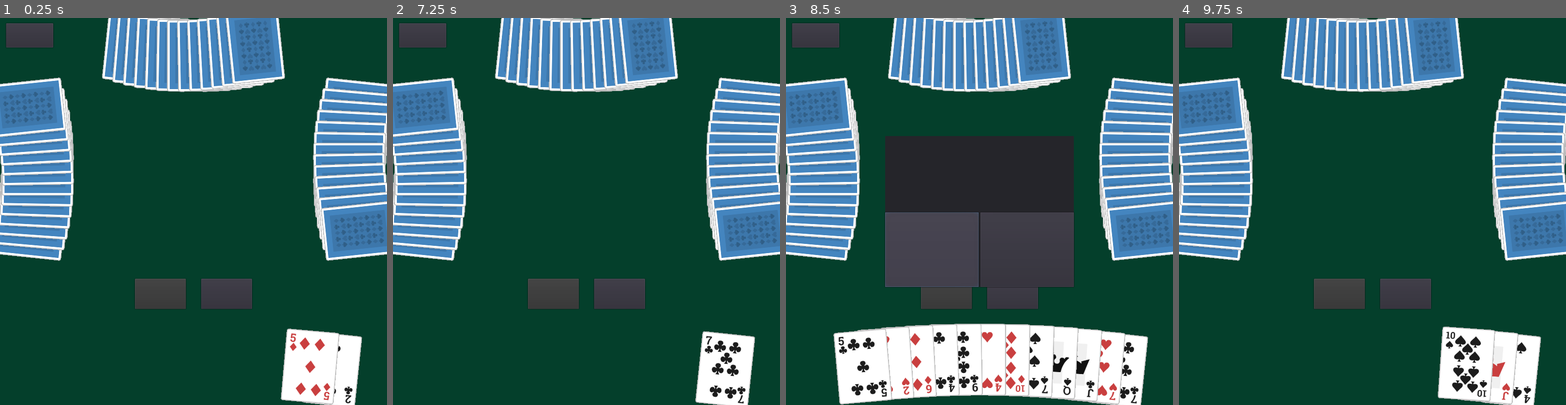
Above: before the commit, frames 1-4 (left to right).
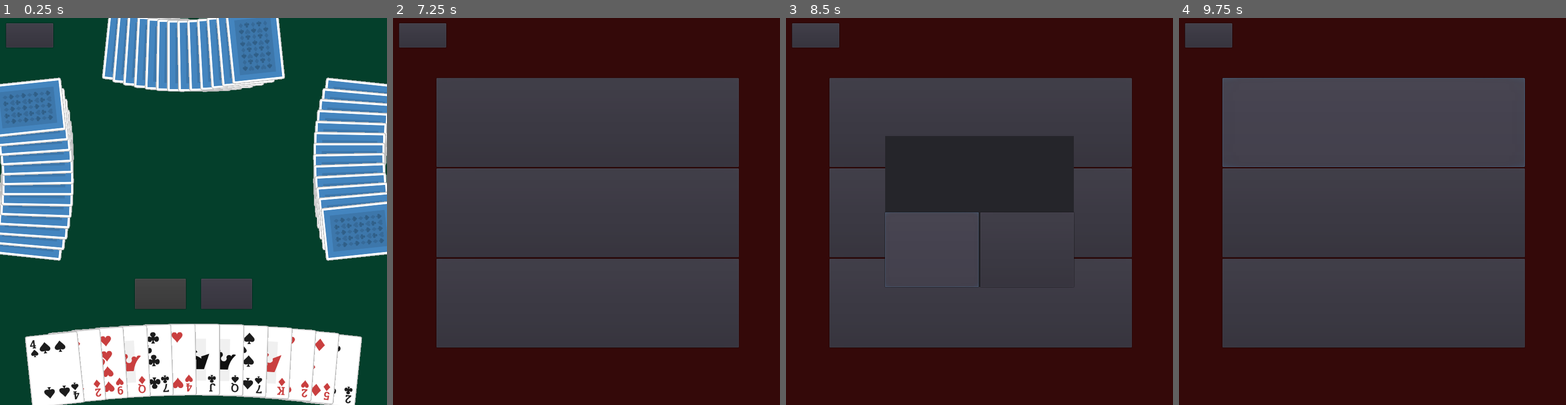
Above: after the commit, the same moments.

Repository: UPDCS192Group4/PusoyDosOnline
Game: Godot game, scene res://Game/Game.tscn
Two runs of this game, one before a commit and one after it. Both use one fixed random seed, a clock stepped at 60 frames per second and the inputs below. This scene is started directly instead of the project's main scene.
Inputs (mouse positions are in pixels of both pictures, inside the frame that each line leads up to):
- Up to frame 1 (0.25 s): no input
- Up to frame 2 (7.25 s): click "Home" at 0.5 s; click "Yes" at 1.25 s; click (540, 250) at 2 s, where only the run before the commit has a clickable "Yes"; click "LEADERBOARDS" at 2.75 s; click (540, 250) at 3.5 s, where only the run before the commit has a clickable "Yes"; click "HOME" at 4.25 s; click "Rules" at 5 s; click "Donate" at 5.75 s; click "PLAY" at 6.5 s
- Up to frame 3 (8.5 s): click "Home" (after the commit: "HOME") at 7.25 s; click "Yes" at 8 s
- Up to frame 4 (9.75 s): click "PLAY" at 8.75 s; click (1372, 122) at 9.5 s, where only the run after the commit has a clickable "Create Custom Lobby"

The runs differ from the first frame. In frame 1, 13% of the frame differs, in the area x 6-82%, y 79-100%; in frame 2, 97%, in the area x 0-100%, y 0-100%; in frame 3, 78%; in frame 4, 97%.
Error in both runs: Invalid operands 'String' and 'Nil' in operator '+'. (res://Leaderboards/Leaderboards.gd:10)

Commit message:
Create lobby

Diff:
--- a/project/Game/Game.gd
+++ b/project/Game/Game.gd
@@ -43,7 +43,7 @@
 func _on_HomeButton_pressed():
 	var scene1 = load("res://Game/PopUp.tscn")
 	var child1 = scene1.instance()
-	get_parent().add_child(child1)
+	get_node('CanvasLayer').add_child(child1)
 	pass
 
 func addPressedCard(newRank, newSuit):
--- a/project/Game/Game.tscn
+++ b/project/Game/Game.tscn
@@ -13,9 +13,6 @@
 anchor_bottom = 1.0
 mouse_filter = 1
 script = ExtResource( 1 )
-__meta__ = {
-"_edit_use_anchors_": false
-}
 
 [node name="GreenBackground" type="ColorRect" parent="."]
 anchor_right = 1.0
@@ -32,9 +29,6 @@
 margin_bottom = 770.0
 custom_fonts/font = SubResource( 1 )
 text = "PLAY"
-__meta__ = {
-"_edit_use_anchors_": false
-}
 
 [node name="PassButton" type="Button" parent="."]
 margin_left = 532.0
@@ -54,10 +48,9 @@
 margin_bottom = 78.0
 custom_fonts/font = ExtResource( 3 )
 text = "Home"
-__meta__ = {
-"_edit_use_anchors_": false
-}
+
+[node name="CanvasLayer" type="CanvasLayer" parent="."]
+layer = 15
 
 [connection signal="pressed" from="PlayButton" to="." method="_on_PlayButton_pressed"]
-[connection signal="pressed" from="HomeButton" to="." method="_on_Button_pressed"]
 [connection signal="pressed" from="HomeButton" to="." method="_on_HomeButton_pressed"]
--- a/project/Game/Hand.gd
+++ b/project/Game/Hand.gd
@@ -20,7 +20,6 @@
 
 	ANGLE = deg2rad(90) - ANG_DIST * (NUM_CARDS - 1) / 2
 	for i in range(NUM_CARDS):
-		yield(get_tree().create_timer(0.1), "timeout")
 		cards.append(deck[i])
 		cards[i].isCurrentPlayer = 1
 		cards[i].changeFace()
--- a/project/Game/PopUp.gd
+++ b/project/Game/PopUp.gd
@@ -11,3 +11,6 @@
 func _on_NoButton_pressed():
 	queue_free()
 	pass # Replace with function body.
+
+func changeText(newText):
+	get_node('CenterContainer').get_node('Panel').get_node('VBoxContainer').get_node('HBoxContainer').get_node('Label').text = newText
--- a/project/Game/PopUp.tscn
+++ b/project/Game/PopUp.tscn
@@ -33,9 +33,6 @@
 [node name="VBoxContainer" type="VBoxContainer" parent="CenterContainer/Panel"]
 anchor_right = 1.0
 anchor_bottom = 1.0
-__meta__ = {
-"_edit_use_anchors_": false
-}
 
 [node name="HBoxContainer" type="HBoxContainer" parent="CenterContainer/Panel/VBoxContainer"]
 margin_right = 500.0
--- a/project/Home/Home.gd
+++ b/project/Home/Home.gd
@@ -5,12 +5,15 @@
 
 func _on_PlayButton_pressed():
 	yield(get_tree().create_timer(0.5), "timeout")
-	startNewGame()
+	openLobbyHandler()
 	pass # Replace with function body.
 
-func _on_Button_pressed():
+func _on_LeaderboardsButton_pressed():
 	yield(get_tree().create_timer(0.5), "timeout")
 	showLeaderboards()
+
+func openLobbyHandler():
+	get_tree().change_scene("res://Lobby/Lobby.tscn")
 
 func startNewGame():
 	get_tree().change_scene("res://Game/Game.tscn")
--- a/project/Home/Home.tscn
+++ b/project/Home/Home.tscn
@@ -7,17 +7,11 @@
 anchor_right = 1.0
 anchor_bottom = 1.0
 script = ExtResource( 2 )
-__meta__ = {
-"_edit_use_anchors_": false
-}
 
 [node name="ColorRect" type="ColorRect" parent="."]
 anchor_right = 1.0
 anchor_bottom = 1.0
 color = Color( 0.0156863, 0.32549, 0.180392, 1 )
-__meta__ = {
-"_edit_use_anchors_": false
-}
 
 [node name="ContainerBox" type="VBoxContainer" parent="."]
 anchor_right = 1.0
@@ -129,4 +123,4 @@
 size_flags_vertical = 3
 
 [connection signal="pressed" from="ContainerBox/ContainerBox/ContainerBox/Play/PlayButton" to="." method="_on_PlayButton_pressed"]
-[connection signal="pressed" from="ContainerBox/ContainerBox/ContainerBox/LeaderBoards/Button" to="." method="_on_Button_pressed"]
+[connection signal="pressed" from="ContainerBox/ContainerBox/ContainerBox/LeaderBoards/Button" to="." method="_on_LeaderboardsButton_pressed"]
--- a/project/Home/Login.gd
+++ b/project/Home/Login.gd
@@ -115,7 +115,7 @@
 	var url = URLs.register
 	var headers = ['Content-Type: application/json']
 	var body = {"username": username, "email": email, "password": password, "password_check": confirm}
-	print("Attempting Register with url ", url, " with credentials: ", body)
+	print("Attempting Register	 with url ", url, " with credentials: ", body)
 	var err = $RegisterRequest.request(url, headers, false, HTTPClient.METHOD_POST, to_json(body))
 	print("Err code", err)
 
@@ -126,9 +126,9 @@
 	print("b", json.result)
 	print()
 	#might have to move this inside if response_code == 200
-	URLs.access = json.result["access"]
-	URLs.refresh = json.result["refresh"]
 	if(response_code == 200):
+		URLs.access = json.result["access"]
+		URLs.refresh = json.result["refresh"]
 		AccountInfo.setToken(json.result["access"])
 		get_tree().change_scene_to(home_scene)
 	if(response_code == 400):
--- a/project/Home/Login.tscn
+++ b/project/Home/Login.tscn
@@ -8,9 +8,6 @@
 anchor_right = 1.0
 anchor_bottom = 1.0
 script = ExtResource( 3 )
-__meta__ = {
-"_edit_use_anchors_": false
-}
 
 [node name="ColorRect" type="ColorRect" parent="."]
 anchor_right = 1.0
--- /dev/null
+++ b/project/Lobby/Lobby.gd
@@ -0,0 +1,27 @@
+extends Control
+
+
+func _ready():
+	pass
+
+func _on_HomeButton_pressed():
+	var scene1 = load("res://Game/PopUp.tscn")
+	var child1 = scene1.instance()
+	child1.changeText("Go home?")
+	get_node('CanvasLayer').add_child(child1)
+	pass
+
+
+func _on_CreateLobby_pressed():
+	var url = URLs.lobby_init
+	var headers = ['Content-Type: application/json', 'Authorization: Bearer ' + URLs.access]
+	var response = $HTTPRequest.request(url, headers, false, HTTPClient.METHOD_POST)
+	print("LOBBY RESPONSE", response)
+	pass # Replace with function body.
+
+
+func _on_HTTPRequest_request_completed(result, response_code, headers, body):
+	var json = JSON.parse(body.get_string_from_utf8())
+	print("BODY OF RESPONSE: ", json.result)
+	get_node("LobbyChoices").queue_free()
+	pass # Replace with function body.
--- /dev/null
+++ b/project/Lobby/Lobby.tscn
@@ -0,0 +1,67 @@
+[gd_scene load_steps=5 format=2]
+
+[ext_resource path="res://Lobby/Lobby.gd" type="Script" id=1]
+[ext_resource path="res://assets/fonts/home_dynamicfont.tres" type="DynamicFont" id=2]
+[ext_resource path="res://assets/fonts/uglybyte.woff" type="DynamicFontData" id=3]
+
+[sub_resource type="DynamicFont" id=1]
+size = 80
+font_data = ExtResource( 3 )
+
+[node name="Control" type="Control"]
+anchor_right = 1.0
+anchor_bottom = 1.0
+script = ExtResource( 1 )
+
+[node name="ColorRect" type="ColorRect" parent="."]
+anchor_right = 1.0
+anchor_bottom = 1.0
+color = Color( 0.203922, 0.0352941, 0.0352941, 1 )
+
+[node name="HomeButton" type="Button" parent="."]
+margin_left = 16.0
+margin_top = 14.0
+margin_right = 141.0
+margin_bottom = 78.0
+custom_fonts/font = ExtResource( 2 )
+text = "HOME"
+
+[node name="CanvasLayer" type="CanvasLayer" parent="."]
+
+[node name="LobbyChoices" type="VBoxContainer" parent="."]
+margin_left = 115.0
+margin_top = 159.0
+margin_right = 915.0
+margin_bottom = 872.0
+
+[node name="CreateLobby" type="Button" parent="LobbyChoices"]
+margin_right = 800.0
+margin_bottom = 235.0
+size_flags_horizontal = 3
+size_flags_vertical = 3
+custom_fonts/font = SubResource( 1 )
+text = "Create Custom Lobby"
+
+[node name="JoinLobby" type="Button" parent="LobbyChoices"]
+margin_top = 239.0
+margin_right = 800.0
+margin_bottom = 474.0
+size_flags_horizontal = 3
+size_flags_vertical = 3
+custom_fonts/font = SubResource( 1 )
+text = "join custom lobby"
+
+[node name="JoinRated" type="Button" parent="LobbyChoices"]
+margin_top = 478.0
+margin_right = 800.0
+margin_bottom = 713.0
+size_flags_horizontal = 3
+size_flags_vertical = 3
+custom_fonts/font = SubResource( 1 )
+text = "join rated lobby"
+
+[node name="HTTPRequest" type="HTTPRequest" parent="."]
+
+[connection signal="pressed" from="HomeButton" to="." method="_on_HomeButton_pressed"]
+[connection signal="pressed" from="LobbyChoices/CreateLobby" to="." method="_on_CreateLobby_pressed"]
+[connection signal="request_completed" from="HTTPRequest" to="." method="_on_HTTPRequest_request_completed"]
--- /dev/null
+++ b/project/Lobby/WaitingRoom.tscn
@@ -0,0 +1,62 @@
+[gd_scene load_steps=2 format=2]
+
+[ext_resource path="res://assets/fonts/home_dynamicfont.tres" type="DynamicFont" id=1]
+
+[node name="WaitingRoom" type="Control"]
+anchor_right = 1.0
+anchor_bottom = 1.0
+
+[node name="Container" type="VBoxContainer" parent="."]
+margin_left = 74.0
+margin_top = 124.0
+margin_right = 959.0
+margin_bottom = 901.0
+
+[node name="Shorthand" type="Label" parent="Container"]
+margin_right = 885.0
+margin_bottom = 152.0
+size_flags_horizontal = 3
+size_flags_vertical = 7
+custom_fonts/font = ExtResource( 1 )
+align = 1
+valign = 1
+
+[node name="Player1" type="Label" parent="Container"]
+margin_top = 156.0
+margin_right = 885.0
+margin_bottom = 308.0
+size_flags_horizontal = 3
+size_flags_vertical = 7
+custom_fonts/font = ExtResource( 1 )
+align = 1
+valign = 1
+
+[node name="Player2" type="Label" parent="Container"]
+margin_top = 312.0
+margin_right = 885.0
+margin_bottom = 464.0
+size_flags_horizontal = 3
+size_flags_vertical = 7
+custom_fonts/font = ExtResource( 1 )
+align = 1
+valign = 1
+
+[node name="Player3" type="Label" parent="Container"]
+margin_top = 468.0
+margin_right = 885.0
+margin_bottom = 620.0
+size_flags_horizontal = 3
+size_flags_vertical = 7
+custom_fonts/font = ExtResource( 1 )
+align = 1
+valign = 1
+
+[node name="Player4" type="Label" parent="Container"]
+margin_top = 624.0
+margin_right = 885.0
+margin_bottom = 777.0
+size_flags_horizontal = 3
+size_flags_vertical = 7
+custom_fonts/font = ExtResource( 1 )
+align = 1
+valign = 1
--- a/project/singletons/URLs.gd
+++ b/project/singletons/URLs.gd
@@ -4,6 +4,8 @@
 var register = url + "/api/register/"
 var login = url + "/api/token/"
 var leaderboards = url + "/api/users/leaderboard"
+var lobby_init = url + "/api/lobby/casual/"
+
 var access
 var refresh
 
